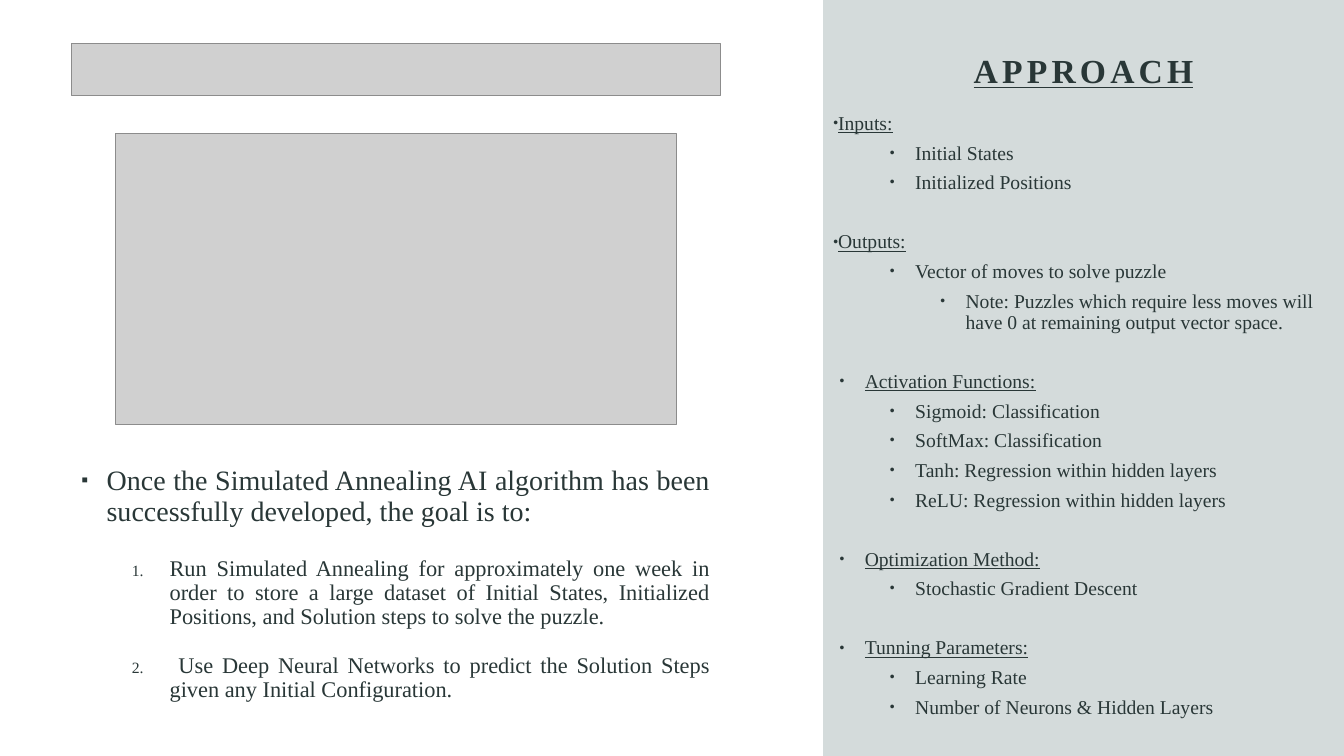
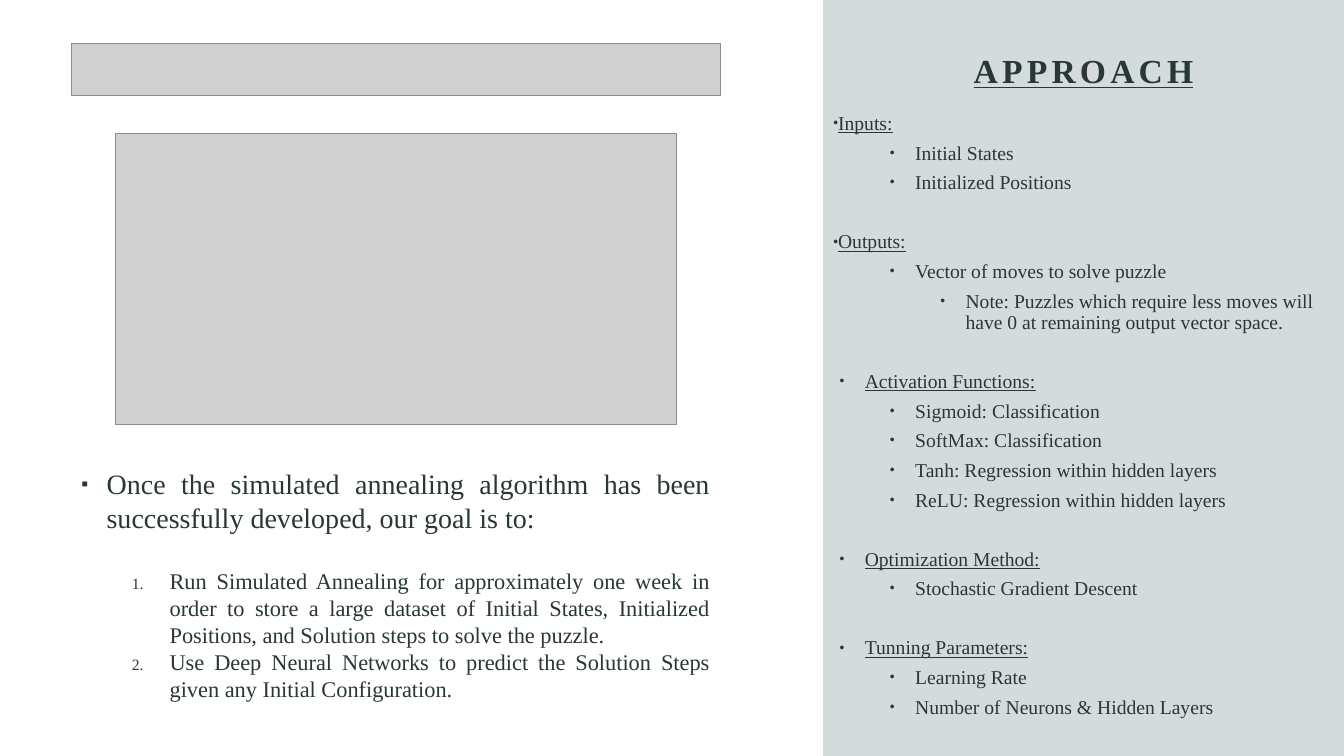
Before and after one commit to JSLBrowning/COMP-6606-Final-Project, a slide deck: slide 7 of Presentation/COMP6600_Final.pptx. Drawn at 1344x756 pixels with LibreOffice and Linux fonts; fonts in the diff are those of the drawing; grey boxes stand for pictures. Boxes give left, top, right and bottom in pixels: in the first picture for what was removed or moved away, otherwise in the second. Text is boxed around its words. In the diff, an @@ line names an element or a change of style, - is before the commit and + after.

```diff
--- a/Presentation/COMP6600_Final.pptx
+++ b/Presentation/COMP6600_Final.pptx
@@ text at box(107, 474, 710, 533): text changed @@
-▪ Once the Simulated Annealing AI algorithm has been successfully developed, the goal is to:
+▪ Once the simulated annealing algorithm has been successfully developed, our goal is to:
@@ text at box(170, 573, 709, 702): line spacing 0.9 to 1 @@
```
Also in this commit, not shown: 5 other slides changed.
